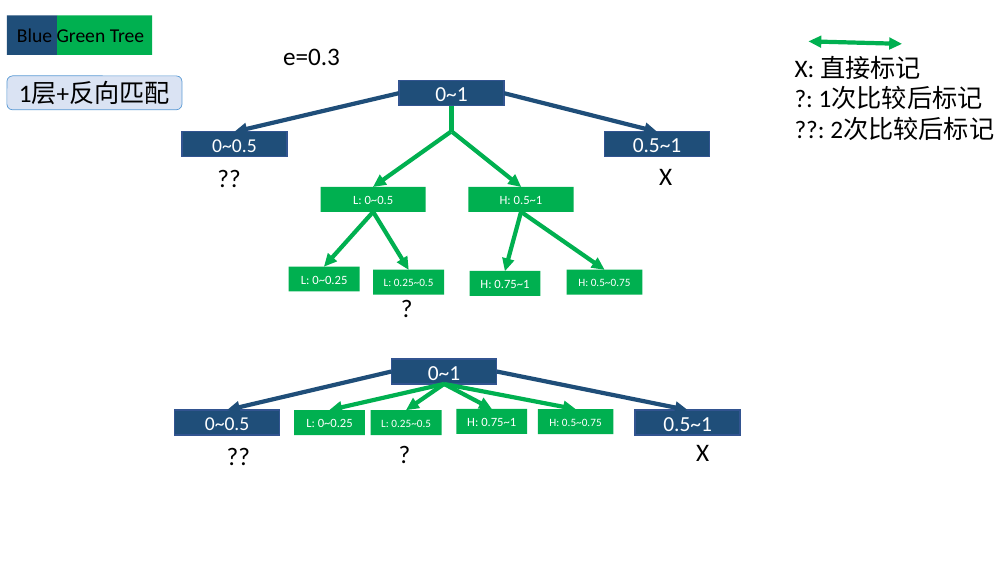
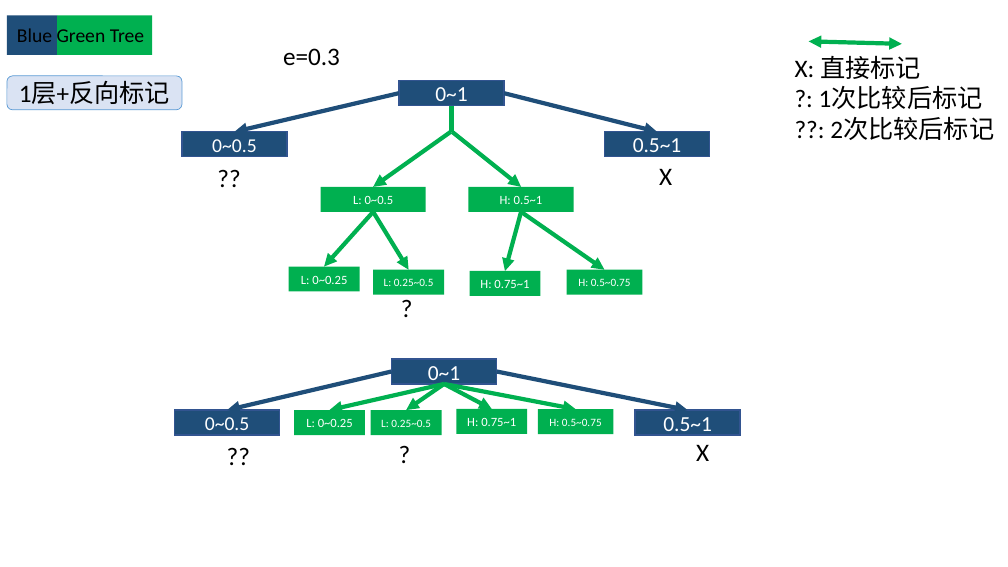
Before and after one commit to shiwanghua/BG-Tree, a slide deck: slide 3 of BlueGreen-Tree.pptx (slide 2 before the commit). Drawn at 1008x567 pixels with LibreOffice and Linux fonts; fonts in the diff are those of the drawing. Boxes give left, top, right and bottom in pixels: in the first picture for what was removed or moved away, otherwise in the second. Text is boxed around its words. In the diff, an @@ line names an element or a change of style, - is before the commit and + after.

Commit message:
ppt

```diff
--- a/BlueGreen-Tree.pptx
+++ b/BlueGreen-Tree.pptx
@@ text in rounded rectangle at <box>19,82,170,104</box>: text changed @@
-1层+反向匹配
+1层+反向标记
```
Also in this commit, not shown: 3 other slides changed, 6 slides added.
